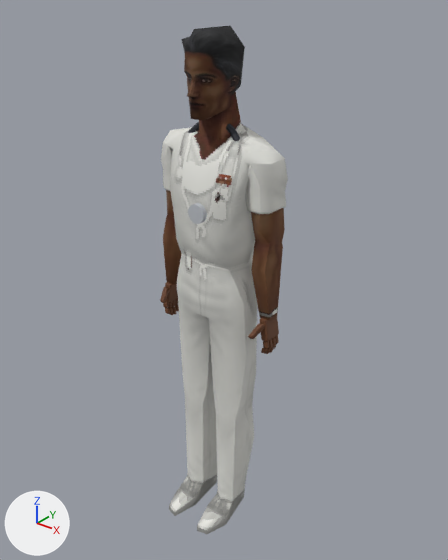
A saved change to the glTF model assets/models/actors/npc_raka.glb.
Rendered twice from a 50 mm camera at (1.199, -1.459, 1.871) aimed at (0.015, 0.021, 0.954). The axes (+X, +Y, +Z) are drawn at lower left. The lights are the same throughout. The first picture is the older version.

Names of what the first picture shows: 'Cylinder', 'Torus', 'npc_raka_body', 'npc_raka_hand_L', 'npc_raka_head' and 1 more.
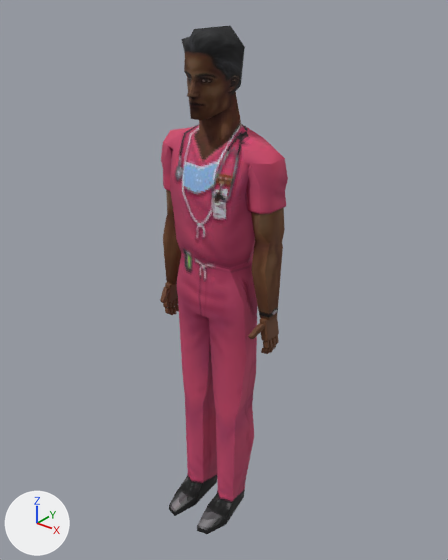
The newer file is also turned or shifted as a whole; pictures and numbers use the older file's frame.

The change, as a list of edits to the scene's bpy script:
```text
Add img_npc_raka_body:
    img_npc_raka_body = load_image('npc_raka_body', '_unpacked/npc_raka_body', 256, 256, 'sRGB')
Add mat_m_npc_raka_body:
    mat_m_npc_raka_body = principled_material('M_npc_raka_body')
    mat_m_npc_raka_body.texture = img_npc_raka_body
    mat_m_npc_raka_body.roughness = 0.85
Change me_npc_raka_body:
    where me_npc_raka_body.from_pydata(...)  # 255 vertices, 506 faces; spans x -0.24..0.23, y -0.2..0.12, z 0.0..1.6
    remove me_npc_raka_body.materials.append(mat_m_npc_raka_body_001)  # picture img_raka_jas_dokter
    add me_npc_raka_body.materials.append(mat_m_npc_raka_body)  # picture img_npc_raka_body
Remove ob_cylinder:
    ob_cylinder = bpy.data.objects.new('Cylinder', me_cylinder)
    ob_cylinder.location = (0.0, 0.0, 0.0)
Remove ob_torus:
    ob_torus = bpy.data.objects.new('Torus', me_torus)
    ob_torus.location = (0.0, 0.0, 0.0)
```

Changed parts and their boxes [x1, y1, x2, y2] in the pictures (448 x 560 px):
'npc_raka_body', recoloured (grey to red): [161, 120, 288, 534] in both
'Cylinder', deleted: before [188, 203, 207, 224]
'Torus', deleted (mostly hidden): before [188, 122, 240, 141]
